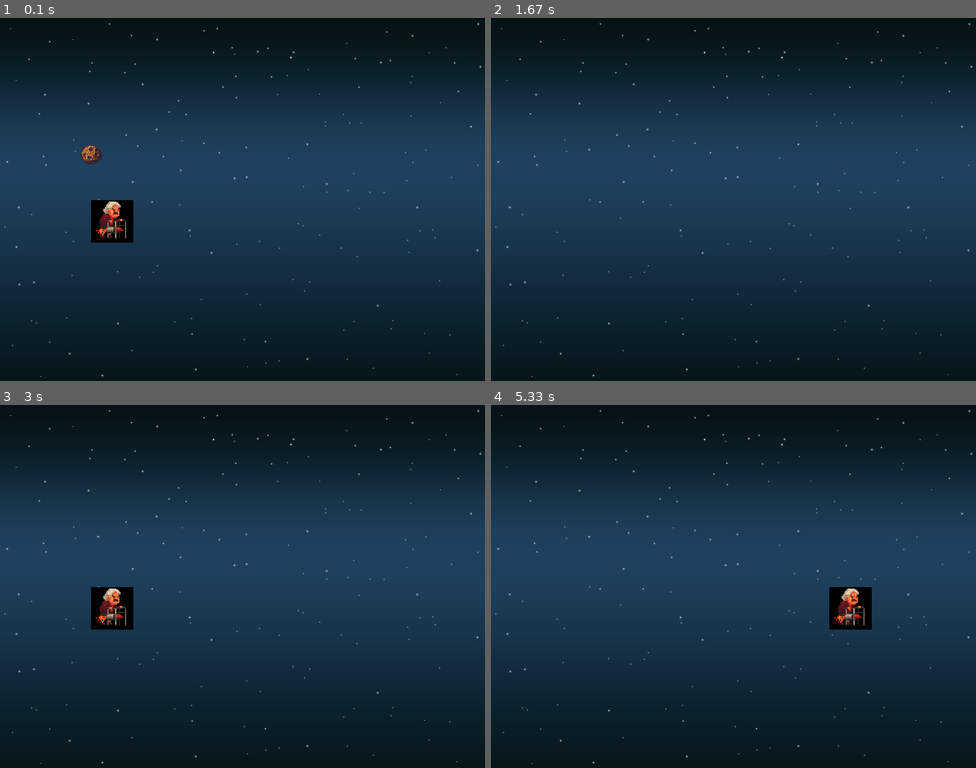
Above: before the commit, frames 1-4 (two rows, left to right).
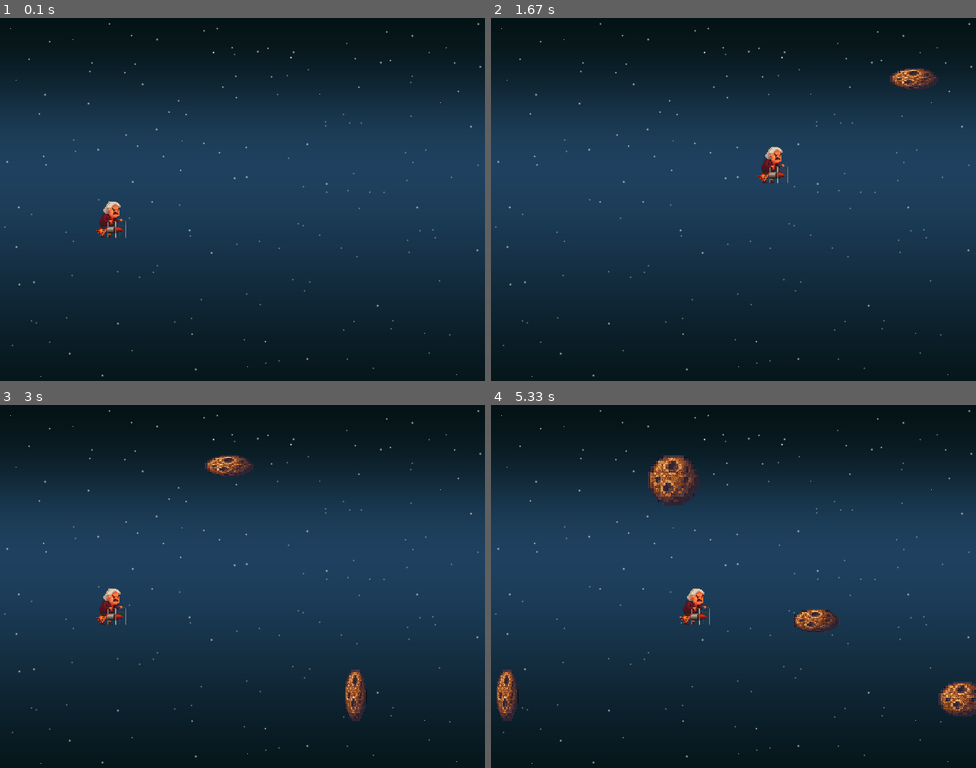
Above: after the commit, the same moments.

Repository: retrylater/malak-michele_pygame
Game: pygame game, started from main.py
The game is run twice, just before and just after one commit, with the same random seed, the same clock (stepped at 60 frames per second) and the same inputs.
Inputs:
- Up to frame 1 (0.1 s): no input
- Up to frame 2 (1.67 s): hold D 0.33-0.8 s; hold W 0.83-1.13 s; hold D 1.17-1.63 s
- Up to frame 3 (3 s): hold A 1.67-2.2 s; hold S 2.23-2.53 s; hold A 2.57-2.97 s
- Up to frame 4 (5.33 s): hold W 3-3.37 s; hold D 3.4-4.03 s; hold S 4.07-4.43 s; hold A 4.47-4.93 s; hold D from 4.97 s (still down)

The runs differ from the first frame. In frame 1, 0.9% of the frame differs, in the area x 16-28%, y 34-62%; in frame 2, 0.8%; in frame 3, 1.6%; in frame 4, 4.0%, in the area x 1-100%, y 13-88%.

Commit message:
bisogna mettere i limiti alla nonna che non può uscire dallo schermo, punteggio e collisione.

Diff:
--- a/asteroide.py
+++ b/asteroide.py
@@ -1,23 +1,32 @@
 import pygame
+import random
 
 class Asteroide:
-    def __init__(self, pos = []):
-        immagine_originale = pygame.image.load("asteroide.png")
-        nuova_larghezza = 50
-        nuova_altezza = 50
-        self.image = pygame.transform.scale(immagine_originale, (nuova_larghezza, nuova_altezza))
+    def __init__(self):
+        immagine_base = pygame.image.load("asteroide.png")
+        scala_x = random.uniform(0.5, 1.5)
+        scala_y = random.uniform(0.5, 1.5)
+        larghezza_base = 100
+        altezza_base = 100
+        larghezza_a = larghezza_base * scala_x
+        altezza_a = altezza_base * scala_y
+        self.image = pygame.transform.scale(immagine_base, (larghezza_a, altezza_a))
+        self.vx = 8
 
-        self.x = pos[0]
-        self.y = pos[1]
+        self.x = 800
+        self.y = random.randint(0, 600 - int (altezza_a))
 
-        self.rect = self.image.get_rect()
-        self.rect.topleft = (self.x, self.y)
+        #self.rect.topleft = (self.x, self.y)
 
-        self.vx = -5
+        self.altezza = altezza_a
+        self.larghezza = larghezza_a
 
-    def aggiorna(self):
-        self.x += self.vx
-        self.rect.x = self.x
+
+    def aggiorna_a(self):
+        self.x -= self.vx
 
     def disegna(self, screen):
         screen.blit(self.image, (self.x, self.y))
+
+    def fuori_schermo(self):
+        return self.x + self.larghezza < 0
--- a/main.py
+++ b/main.py
@@ -13,14 +13,20 @@
 clock = pygame.time.Clock()
 fps = 60
 nonna = Nonna((150, 300))
-asteroide = Asteroide((140, 200))
+asteroide = Asteroide()
 asteroidi = []
+type(asteroidi) == Asteroide
 running = True
+
+intervallo_gener = 1000
+generazione_a = pygame.USEREVENT + 1
+pygame.time.set_timer(generazione_a, intervallo_gener)
 
 def disegna_oggetti():
     screen.blit(sfondo, (0,0))
     screen.blit(nonna.image, (nonna.x, nonna.y))
-    screen.blit(asteroide.image,(asteroide.x, asteroide.y))
+    for a in asteroidi:
+        a.disegna(screen)
 
 def aggiorna():
     pygame.display.update()
@@ -39,18 +45,15 @@
             nonna.x -= nonna.vx
         if (event.type == pygame.KEYDOWN and event.key == pygame.K_d):
             nonna.x += nonna.vx
+        if event.type == generazione_a:
+            nuovo = Asteroide()
+            asteroidi.append(nuovo)
 
-    # for _ in range(1):
-    #     x = 800                       # volevo generare più asteroidi alla voltasolo che me ne escono troppi, dobbiamo pensare a generare un tot asteroidi ogni tot tempo
-    #     y = random.randint(0, 550)
-    #     asteroidi.append(Asteroide((x, y)))
-
-    # for asteroide in asteroidi:
-    asteroide.aggiorna()
+    for a in asteroidi:
+        a.aggiorna_a()
+    asteroidi = [a for a in asteroidi if not a.fuori_schermo()]
 
     disegna_oggetti()
-    # for asteroide in asteroidi:
-    asteroide.disegna(screen)
 
     aggiorna()
 
--- a/player.py
+++ b/player.py
@@ -2,15 +2,15 @@
 
 class Nonna:
     def __init__(self, pos = []):
-        immagine_originale = pygame.image.load("nonna.jpeg")
+        immagine_originale = pygame.image.load("nonna_trasparente.png")
         nuova_larghezza = 70
         nuova_altezza = 70
         self.image = pygame.transform.scale(immagine_originale, (nuova_larghezza, nuova_altezza))
         self.rect = self.image.get_rect()
         self.x = pos[0]
         self.y = pos[1]
-        self.vx = 8
-        self.vy = 8
+        self.vx = 3
+        self.vy = 3
 
     def update(self):
         self.x += self.vx
Binary file removed: nonna.jpeg
Binary file added: nonna_trasparente.png
